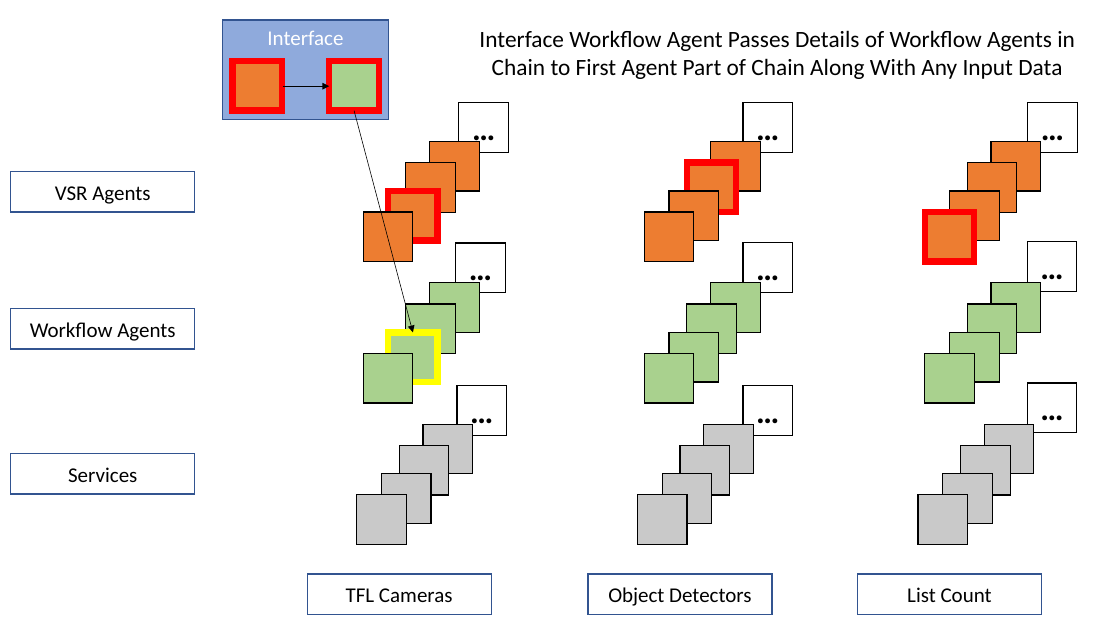
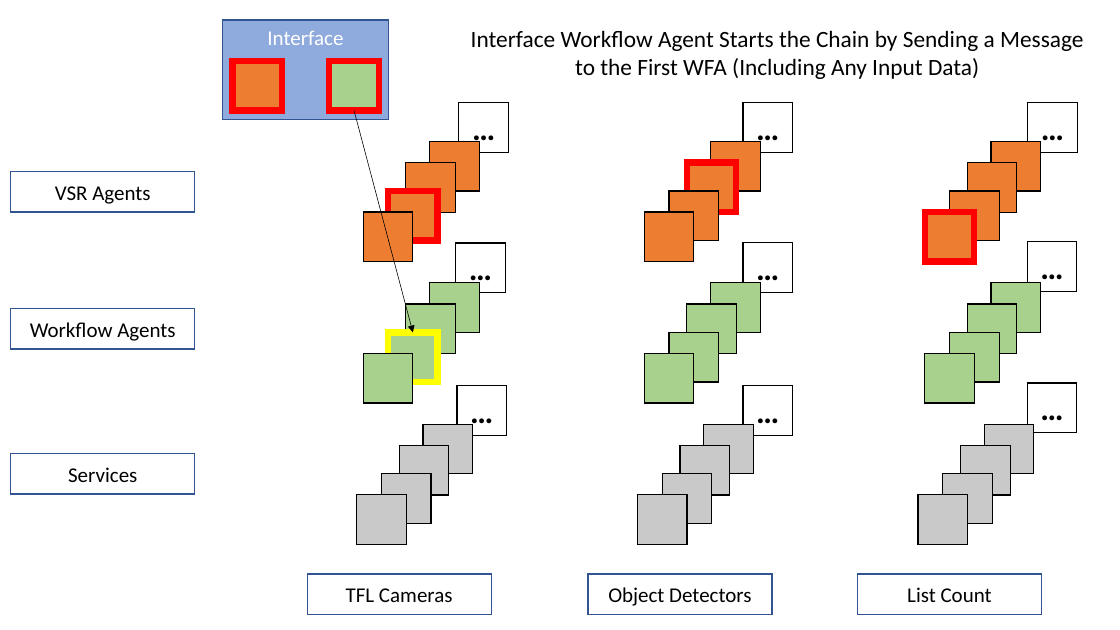
Before and after one commit to dais-ita/csu_fascilitated_by_svr, a slide deck: slide 15 of diagrams/how_many_cars_on_romford_road.pptx. Drawn at 1120x630 pixels with LibreOffice and Linux fonts; fonts in the diff are those of the drawing. Boxes give left, top, right and bottom in pixels: in the first picture for what was removed or moved away, otherwise in the second. Text is boxed around its words. In the diff, an @@ line names an element or a change of style, - is before the commit and + after.

```diff
--- a/diagrams/how_many_cars_on_romford_road.pptx
+++ b/diagrams/how_many_cars_on_romford_road.pptx
@@ text at (471,30,1083,79): text changed @@
-Interface Workflow Agent Passes Details of Workflow Agents in Chain to First Agent Part of Chain Along With Any Input Data
+Interface Workflow Agent Starts the Chain by Sending a Message to the First WFA (Including Any Input Data)
@@ arrow removed from (282, 87) to (329, 87) @@
```
Also in this commit, not shown: 3 other slides changed, 2 other files.
